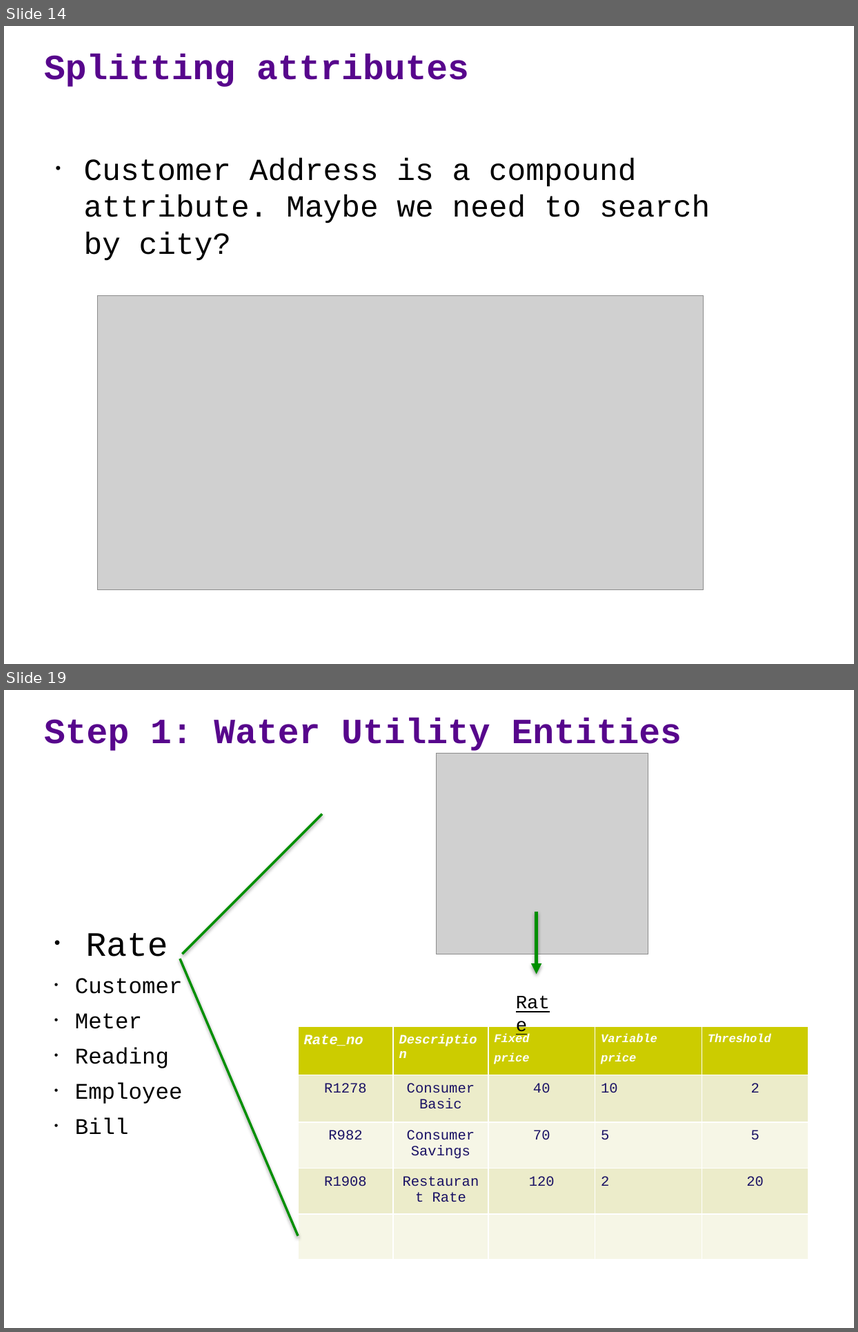
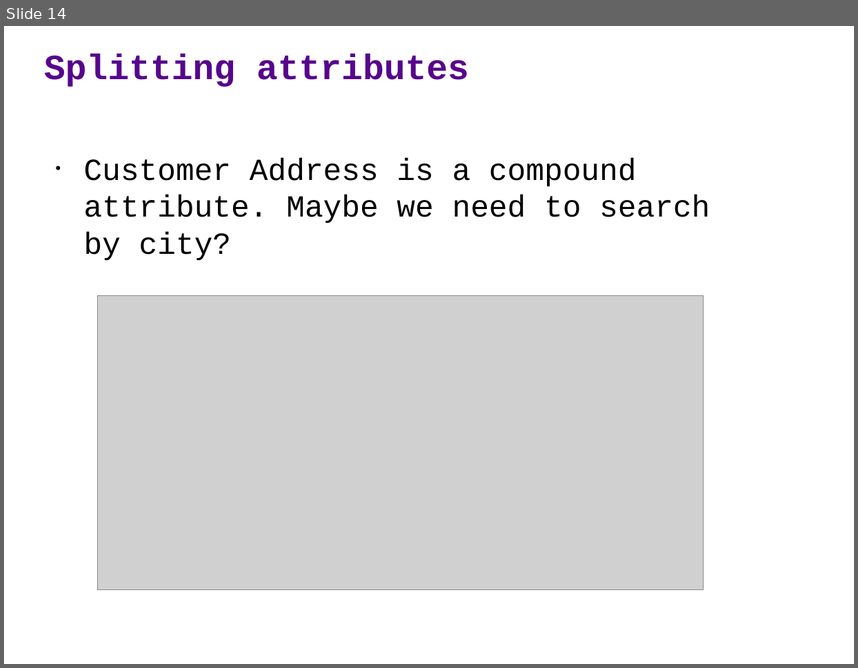
Before and after one commit to ipeirotis/introduction-to-databases, a slide deck: session1/A2-ER_modeling-WaterUtility.pptx. Shown one above the other, each under a label of ours: slides 14 and 19 before the commit, slide 14 after it; the slides between them are not shown. The pictures are 858x1332 and 858x668 pixels, drawn with LibreOffice and Linux fonts; fonts in the diff are those of the drawing; grey boxes stand for pictures. Boxes give left, top, right and bottom in pixels: in the first picture for what was removed or moved away, otherwise in the second. Text is boxed around its words. In the diff, an @@ line names an element or a change of style, - is before the commit and + after.

```diff
--- a/session1/A2-ER_modeling-WaterUtility.pptx
+++ b/session1/A2-ER_modeling-WaterUtility.pptx
@@ slide 19 removed at <box>4,690,854,1328</box>, background #FFFFFF @@
@@ text removed at <box>44,718,682,753</box> @@
-Step 1: Water Utility Entities
@@ picture removed at <box>436,753,648,954</box> @@
@@ line removed from (322, 814) to (183, 954) @@
@@ arrow removed from (536, 911) to (536, 974) @@
@@ text removed at <box>75,933,183,1134</box> @@
-• Rate
-• Customer
-• Meter
-• Reading
-• Employee
-• Bill
@@ line removed from (298, 1236) to (180, 958) @@
@@ table removed at <box>298,1027,810,1259</box>, 5 rows, 5 columns @@
-Rate_no | Description | Fixed price | Variable price | Threshold
-R1278 | Consumer Basic | 40 | 10 | 2
-R982 | Consumer Savings | 70 | 5 | 5
-R1908 | Restaurant Rate | 120 | 2 | 20
- |  |  |  | 
@@ text removed at <box>304,1034,363,1046</box> @@
-Rate
```
Also in this commit, not shown: 12 other slides removed.
